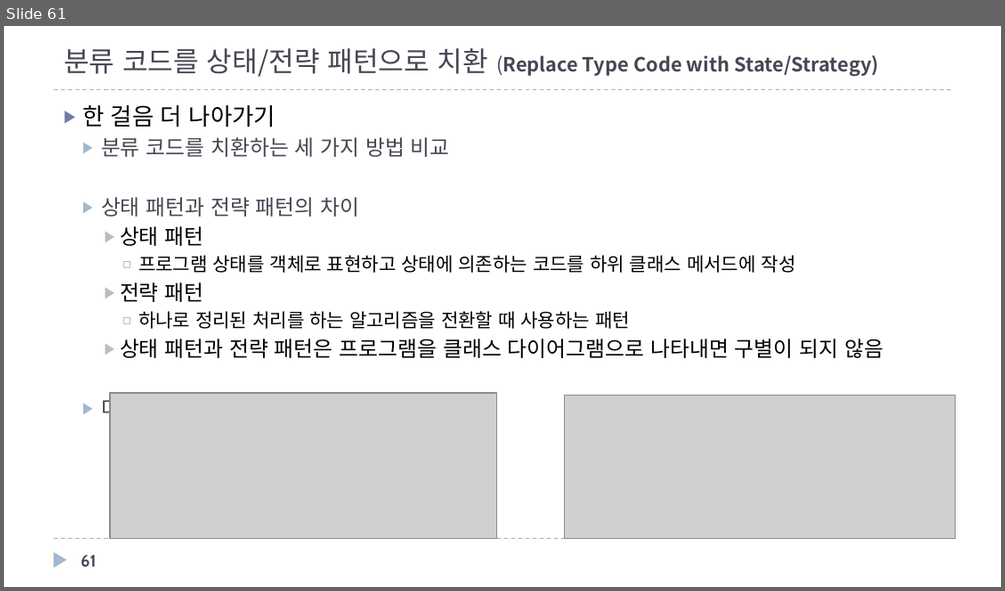
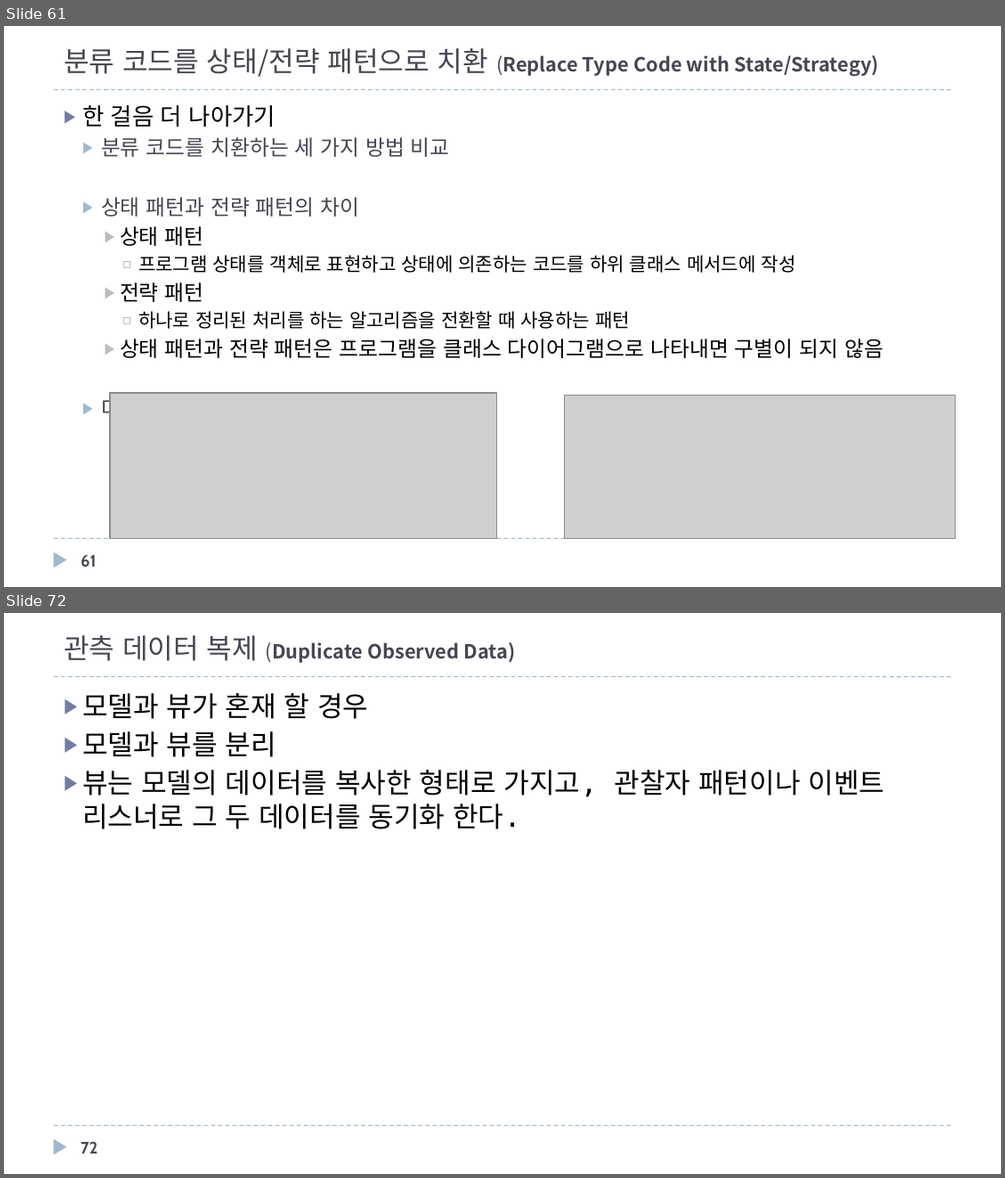
Before and after one commit to mkgungor/refactoring_java, a slide deck: ppt/자바로 배우는 리팩토링 입문.pptx. Shown one above the other, each under a label of ours: slide 61 before the commit, slides 61 and 72 after it; the slides between them are not shown. The pictures are 1005x591 and 1005x1178 pixels, drawn with LibreOffice and Linux fonts; fonts in the diff are those of the drawing; grey boxes stand for pictures. Boxes give left, top, right and bottom in pixels: in the first picture for what was removed or moved away, otherwise in the second. Text is boxed around its words. In the diff, an @@ line names an element or a change of style, - is before the commit and + after.

```diff
--- a/ppt/자바로 배우는 리팩토링 입문.pptx
+++ b/ppt/자바로 배우는 리팩토링 입문.pptx
@@ slide 72 added at box(4, 613, 1001, 1174), background #FFFFFF; not listed: 3 template elements that a slide beside it also shows @@
@@ title added at box(64, 635, 516, 663), 14 pt, text #464653, bold @@
+관측 데이터 복제 (Duplicate Observed Data)
@@ text added at box(82, 693, 598, 829), 20 pt, text #000000 @@
+▶ 모델과 뷰가 혼재 할 경우
+▶ 모델과 뷰를 분리
+▶ 뷰는 모델의 데이터를 복사한 형태로 가지고, 관찰자 패턴이나 이벤트 리스너로 그 두 데이터를 동기화 한다.
@@ page number added at box(81, 1141, 97, 1153), 12 pt, text #464653, bold @@
+72
```
Also in this commit, not shown: 1 slide changed, 30 other slides added.
